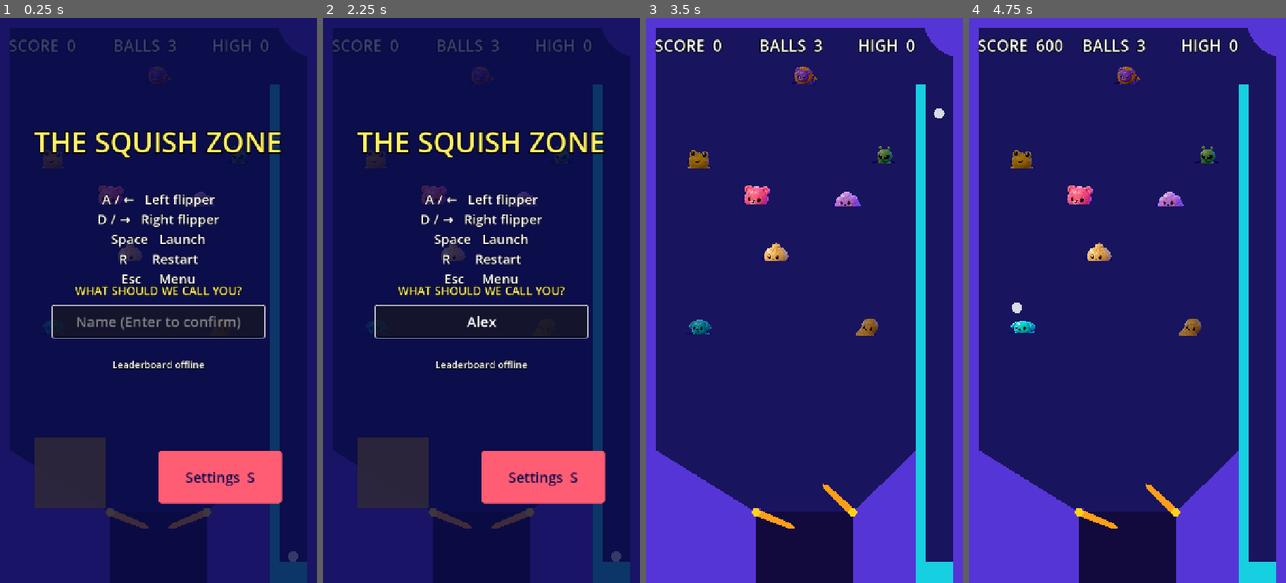
Above: before the commit, frames 1-4 (left to right).
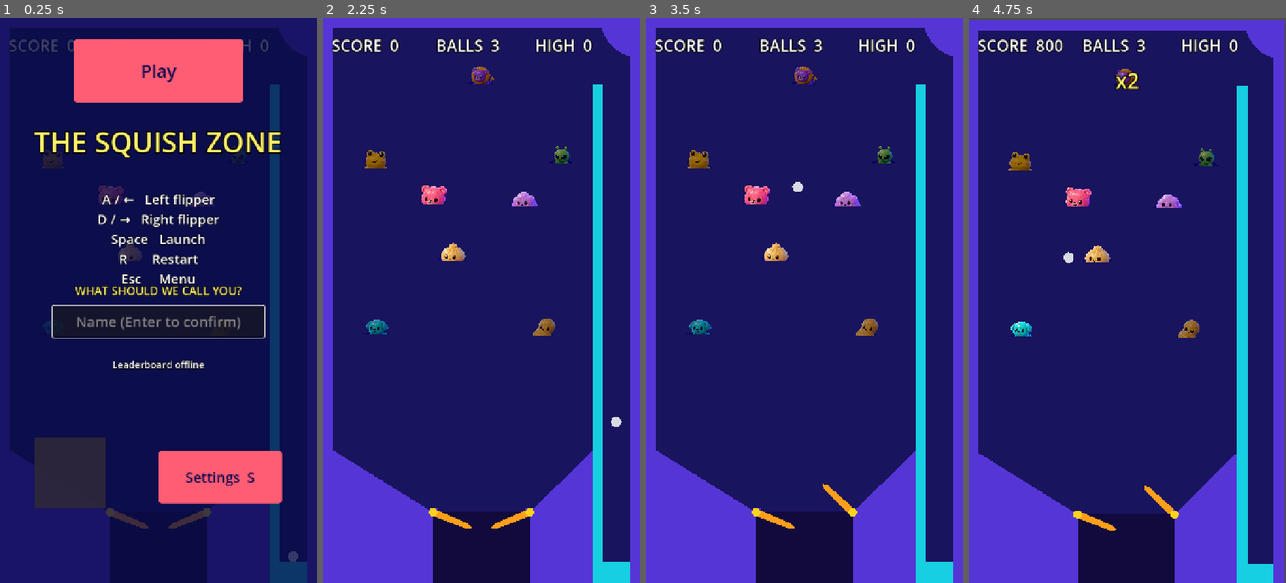
Above: after the commit, the same moments.

Repository: StephenForte/The-Squishy-Pinball-Machine
Game: Godot game, scene res://scenes/main.tscn
The game is run twice, just before and just after one commit, with the same random seed, the same clock (stepped at 60 frames per second) and the same inputs.
Inputs (mouse positions are in pixels of both pictures, inside the frame that each line leads up to):
- Up to frame 1 (0.25 s): no input
- Up to frame 2 (2.25 s): click (481, 323) at 0.52 s; type "Alex" at 0.6 s; click "Settings S" at 1.25 s; click (481, 68) at 2 s, where only the run after the commit has a clickable "Play"
- Up to frame 3 (3.5 s): tap Enter at 2.75 s; move the mouse to (874, 272) at 2.77 s; hold D (flipper_right) from 2.78 s (still down); hold Space (launch_ball) from 2.78 s (still down); click (874, 272) at 2.92 s
- Up to frame 4 (4.75 s): release D (flipper_right) at 3.5 s; release Space (launch_ball) at 3.5 s; drag from (1064, 328) to (1127, 554) at 3.52 s; move the mouse to (1159, 176) at 4.27 s; hold D (flipper_right) from 4.28 s (still down); hold Space (launch_ball) from 4.28 s (still down)

The runs differ from the first frame. In frame 1, 6.0% of the frame differs, in the area x 23-77%, y 3-15%; in frame 2, 36%, in the area x 0-100%, y 0-100%; in frame 3, less than 0.1%; in frame 4, 5.1%.

Commit message:
T30: let an unnamed player leave the title screen (D-049).
A fresh device has no name and no keyboard, so the title was swallowing launch and Settings. Play is no longer gated on a name, and a finger-sized Play button uses the same launch path.

Co-authored-by: Cursor <cursoragent@cursor.com>

Diff:
--- a/scenes/ui/title.tscn
+++ b/scenes/ui/title.tscn
@@ -120,4 +120,14 @@
 theme_override_font_sizes/font_size = 22
 text = "Name  N"
 
+[node name="PlayButton" type="Button" parent="."]
+offset_left = 168.0
+offset_top = 48.0
+offset_right = 552.0
+offset_bottom = 192.0
+focus_mode = 0
+custom_minimum_size = Vector2(128, 128)
+theme_override_font_sizes/font_size = 40
+text = "Play"
+
 [node name="Settings" parent="." instance=ExtResource("5_settings")]
--- a/scripts/ui/title.gd
+++ b/scripts/ui/title.gd
@@ -9,7 +9,11 @@
 @onready var _avatar_view: TextureRect = $AvatarView
 @onready var _settings_button: Button = $SettingsButton
 @onready var _name_button: Button = $NameButton
+@onready var _play_button: Button = $PlayButton
 @onready var _settings: Control = $Settings
+
+## Shown when DisplayServer reports a touchscreen. Desktop keeps the scene text.
+const _TOUCH_CONTROLS_TEXT := "Hold bottom left    Left flipper\nHold bottom right   Right flipper\nTap the table       Launch\nRestart button      Restart\nMenu button         Menu"
 
 var _leaderboard: Node
 var _title_offline := false
@@ -31,6 +35,9 @@
 	_settings_button.pressed.connect(_open_settings)
 	_name_button.focus_mode = Control.FOCUS_NONE
 	_name_button.pressed.connect(_open_name)
+	_play_button.focus_mode = Control.FOCUS_NONE
+	_play_button.pressed.connect(_on_play_pressed)
+	_apply_control_hints()
 	_refresh_name_ui(String(profile.player_name))
 	_refresh_avatar()
 	if _leaderboard != null:
@@ -75,6 +82,10 @@
 	_name_button.add_theme_stylebox_override("hover", style)
 	_name_button.add_theme_stylebox_override("pressed", style)
 	_name_button.add_theme_color_override("font_color", theme_node.color("text_on_color"))
+	_play_button.add_theme_stylebox_override("normal", style)
+	_play_button.add_theme_stylebox_override("hover", style)
+	_play_button.add_theme_stylebox_override("pressed", style)
+	_play_button.add_theme_color_override("font_color", theme_node.color("text_on_color"))
 
 
 func _on_name_changed(new_name: String) -> void:
@@ -190,7 +201,7 @@
 
 
 func _open_settings() -> void:
-	if _dismissed or _is_capturing_name() or _needs_name():
+	if _dismissed or _is_capturing_name():
 		return
 	if _settings != null and _settings.has_method("open"):
 		_settings.open()
@@ -207,6 +218,7 @@
 	return _name_entry != null and _name_entry.has_method("is_capturing") and _name_entry.is_capturing()
 
 
+## Kept so callers can still ask. D-049: launch and settings must not gate on it.
 func _needs_name() -> bool:
 	var profile := get_node_or_null("/root/Profile")
 	return profile != null and String(profile.player_name).is_empty()
@@ -233,7 +245,7 @@
 	if not (event is InputEventAction):
 		return
 	var capturing := _is_capturing_name()
-	if (capturing or _needs_name()) and event.is_action_pressed("launch_ball"):
+	if capturing and event.is_action_pressed("launch_ball"):
 		get_viewport().set_input_as_handled()
 		return
 	if capturing and event.is_action_pressed("restart"):
@@ -245,14 +257,14 @@
 func _unhandled_input(event: InputEvent) -> void:
 	if _dismissed:
 		return
-	if _is_capturing_name() or _needs_name():
+	if _is_capturing_name():
 		if event.is_action_pressed("launch_ball"):
 			get_viewport().set_input_as_handled()
-		if _is_capturing_name() and event.is_action_pressed("restart"):
+		if event.is_action_pressed("restart"):
 			get_viewport().set_input_as_handled()
-		if _is_capturing_name() and event.is_action_pressed("menu"):
+		if event.is_action_pressed("menu"):
 			get_viewport().set_input_as_handled()
-		if _is_capturing_name() and event is InputEventKey and event.pressed:
+		if event is InputEventKey and event.pressed:
 			var key := event as InputEventKey
 			if key.physical_keycode == KEY_LEFT or key.physical_keycode == KEY_RIGHT:
 				get_viewport().set_input_as_handled()
@@ -268,8 +280,44 @@
 		get_viewport().set_input_as_handled()
 		return
 	if event.is_action_pressed("launch_ball"):
-		_dismissed = true
-		_close_settings()
+		_dismiss_title()
+
+
+func _apply_control_hints() -> void:
+	var label := get_node_or_null("ControlsLabel") as Label
+	if label == null:
+		return
+	if DisplayServer.is_touchscreen_available():
+		label.text = _TOUCH_CONTROLS_TEXT
+
+
+## Fresh devices auto-focus the name field, and launch_ball is still swallowed
+## while that focus is held. A Play press leaves the field, then uses the same
+## launch action that dismisses the title.
+func _on_play_pressed() -> void:
+	if _dismissed:
+		return
+	if _name_entry != null:
 		_name_entry.release_name_focus()
-		_set_flippers_enabled(true)
-		visible = false
+	var viewport := get_viewport()
+	if viewport == null:
+		_dismiss_title()
+		return
+	var press := InputEventAction.new()
+	press.action = &"launch_ball"
+	press.pressed = true
+	viewport.push_input(press)
+	var release := InputEventAction.new()
+	release.action = &"launch_ball"
+	release.pressed = false
+	viewport.push_input(release)
+
+
+func _dismiss_title() -> void:
+	if _dismissed:
+		return
+	_dismissed = true
+	_close_settings()
+	_name_entry.release_name_focus()
+	_set_flippers_enabled(true)
+	visible = false
--- /dev/null
+++ b/tests/title_touch_test.gd
@@ -0,0 +1,269 @@
+extends SceneTree
+
+## D-049. Fresh device: empty name must not lock the title.
+## A launch while the name field is actually focused must still be swallowed.
+
+const DESKTOP_CONTROLS := "A / ←   Left flipper\nD / →   Right flipper\nSpace   Launch\nR       Restart\nEsc     Menu"
+## 64 CSS px at the 375-wide phone the planner reproduced, mapped onto the
+## 720-wide viewport (uniform canvas scale).
+const MIN_PLAY_PX := 64.0 * 720.0 / 375.0
+## settings_test case 6: visible Title controls must not pass y=1150.
+const TITLE_FLOOR := 1150.0
+
+var _cases_passed: int = 0
+
+
+func _initialize() -> void:
+	_run.call_deferred()
+
+
+func _run() -> void:
+	print("TITLE_TOUCH start")
+	DisplayServer.window_set_size(Vector2i(720, 1280))
+	var profile := root.get_node_or_null("Profile")
+	if profile == null:
+		_fail("Profile autoload missing")
+		return
+	_reset_profile(profile)
+	if String(profile.player_name) != "":
+		_fail("fresh profile name should be empty, got '%s'" % profile.player_name)
+		return
+
+	var packed := load("res://scenes/main.tscn") as PackedScene
+	if packed == null:
+		_fail("could not load main.tscn")
+		return
+	if change_scene_to_packed(packed) != OK:
+		_fail("could not change to main.tscn")
+		return
+	await process_frame
+	await process_frame
+	await process_frame
+
+	var main := current_scene
+	if main == null:
+		_fail("main scene did not load")
+		return
+	_silence_table_drain(main)
+
+	var title := main.get_node_or_null("Title")
+	if title == null:
+		_fail("Title missing")
+		return
+	if String(profile.player_name) != "":
+		_fail("profile name changed while loading, got '%s'" % profile.player_name)
+		return
+
+	if not await _case_desktop_hints(title):
+		return
+	if not await _case_launch_with_empty_name(main, title):
+		return
+	if not await _case_settings_with_empty_name(main, title):
+		return
+	if not await _case_play_button(main, title):
+		return
+	if not await _case_launch_blocked_while_capturing(main, title):
+		return
+
+	print("TITLE_TOUCH PASS cases=%d" % _cases_passed)
+	quit(0)
+
+
+func _case_desktop_hints(title: Node) -> bool:
+	print("TITLE_TOUCH case 1 desktop control hints")
+	var label := title.get_node_or_null("ControlsLabel") as Label
+	if label == null:
+		return _fail("case 1: ControlsLabel missing")
+	var touch := DisplayServer.is_touchscreen_available()
+	print("TITLE_TOUCH case 1 touchscreen=%s" % touch)
+	if touch:
+		if label.text == DESKTOP_CONTROLS:
+			return _fail("case 1: touch device still shows keyboard hints")
+		if not label.text.contains("Tap the table"):
+			return _fail("case 1: touch hints missing, got '%s'" % label.text)
+	else:
+		if label.text != DESKTOP_CONTROLS:
+			return _fail("case 1: desktop hints changed to '%s'" % label.text)
+	_cases_passed += 1
+	print("TITLE_TOUCH case 1 pass")
+	return true
+
+
+func _case_launch_with_empty_name(main: Node, title: Node) -> bool:
+	print("TITLE_TOUCH case 2 empty name launch dismisses")
+	if not title.visible:
+		return _fail("case 2: Title should start visible")
+	if not await _release_name_capture(title):
+		return _fail("case 2: could not leave the name field")
+	if _name_is_capturing(title):
+		return _fail("case 2: name field still capturing")
+	var profile := root.get_node_or_null("Profile")
+	if profile == null or String(profile.player_name) != "":
+		return _fail("case 2: name was not empty")
+	_push_action(main, "launch_ball")
+	await process_frame
+	await process_frame
+	_push_action(main, "launch_ball", false)
+	if title.visible:
+		return _fail("case 2: launch_ball left the title up with an empty name")
+	_cases_passed += 1
+	print("TITLE_TOUCH case 2 pass")
+	return true
+
+
+func _case_settings_with_empty_name(main: Node, title: Node) -> bool:
+	print("TITLE_TOUCH case 3 empty name opens settings")
+	if title.has_method("show_menu"):
+		title.show_menu()
+	await process_frame
+	await process_frame
+	if not title.visible:
+		return _fail("case 3: Title should be visible")
+	if not await _release_name_capture(title):
+		return _fail("case 3: could not leave the name field")
+	var button := title.get_node_or_null("SettingsButton") as Button
+	var settings := title.get_node_or_null("Settings")
+	if button == null or settings == null:
+		return _fail("case 3: SettingsButton or Settings missing")
+	button.pressed.emit()
+	await process_frame
+	var open := false
+	if settings.has_method("is_open"):
+		open = bool(settings.is_open())
+	else:
+		open = settings.visible
+	if not open:
+		return _fail("case 3: Settings button did not open the overlay")
+	if settings.has_method("close"):
+		settings.close()
+	await process_frame
+	_cases_passed += 1
+	print("TITLE_TOUCH case 3 pass")
+	return true
+
+
+func _case_play_button(main: Node, title: Node) -> bool:
+	print("TITLE_TOUCH case 4 Play button")
+	if title.has_method("show_menu"):
+		title.show_menu()
+	await process_frame
+	await process_frame
+	if not await _wait_capturing(title):
+		return _fail("case 4: name field did not capture on an empty name")
+	var play := title.get_node_or_null("PlayButton") as Button
+	if play == null:
+		return _fail("case 4: PlayButton missing")
+	if not play.visible:
+		return _fail("case 4: PlayButton should be visible")
+	var rect := play.get_global_rect()
+	if rect.size.x < MIN_PLAY_PX or rect.size.y < MIN_PLAY_PX:
+		return _fail("case 4: PlayButton %s smaller than %.1f px" % [rect.size, MIN_PLAY_PX])
+	if rect.end.y > TITLE_FLOOR:
+		return _fail("case 4: PlayButton extends below y=1150: %s" % rect)
+	for node_name in ["NameEntry", "SettingsButton", "NameButton"]:
+		var other := title.get_node_or_null(node_name) as Control
+		if other == null:
+			return _fail("case 4: %s missing" % node_name)
+		var other_rect := other.get_global_rect()
+		if rect.intersects(other_rect):
+			return _fail("case 4: PlayButton %s overlaps %s %s" % [rect, node_name, other_rect])
+	# Fresh-device state: the name field is focused. Play must still start.
+	play.pressed.emit()
+	await process_frame
+	await process_frame
+	if title.visible:
+		return _fail("case 4: PlayButton left the title up")
+	_cases_passed += 1
+	print("TITLE_TOUCH case 4 pass")
+	return true
+
+
+func _case_launch_blocked_while_capturing(main: Node, title: Node) -> bool:
+	print("TITLE_TOUCH case 5 launch swallowed while capturing")
+	if title.has_method("show_menu"):
+		title.show_menu()
+	await process_frame
+	await process_frame
+	if not await _wait_capturing(title):
+		return _fail("case 5: name field did not capture")
+	if not title.visible:
+		return _fail("case 5: Title should be visible")
+	_push_action(main, "launch_ball")
+	await process_frame
+	await process_frame
+	_push_action(main, "launch_ball", false)
+	if not title.visible:
+		return _fail("case 5: launch_ball dismissed the title while the name field was focused")
+	if not _name_is_capturing(title):
+		return _fail("case 5: name field lost capture")
+	_cases_passed += 1
+	print("TITLE_TOUCH case 5 pass")
+	return true
+
+
+func _reset_profile(profile: Node) -> void:
+	var dir := DirAccess.open("user://")
+	if dir != null and dir.file_exists("profile.save"):
+		dir.remove("profile.save")
+	if profile.has_method("_load_or_create"):
+		profile.call("_load_or_create")
+
+
+func _release_name_capture(title: Node) -> bool:
+	var entry := title.get_node_or_null("NameEntry")
+	if entry == null:
+		return false
+	for _i in 10:
+		if entry.has_method("is_capturing") and entry.is_capturing():
+			break
+		if entry.has_method("grab_name_focus"):
+			entry.call("grab_name_focus")
+		await process_frame
+	if entry.has_method("release_name_focus"):
+		entry.call("release_name_focus")
+	await process_frame
+	await process_frame
+	return true
+
+
+func _wait_capturing(title: Node) -> bool:
+	var entry := title.get_node_or_null("NameEntry")
+	if entry == null:
+		return false
+	for _i in 10:
+		if entry.has_method("is_capturing") and entry.is_capturing():
+			return true
+		if entry.has_method("grab_name_focus"):
+			entry.call("grab_name_focus")
+		await process_frame
+	return entry.has_method("is_capturing") and entry.is_capturing()
+
+
+func _name_is_capturing(title: Node) -> bool:
+	if title.has_method("is_capturing_name") and title.is_capturing_name():
+		return true
+	var entry := title.get_node_or_null("NameEntry")
+	return entry != null and entry.has_method("is_capturing") and entry.is_capturing()
+
+
+func _push_action(main: Node, action: StringName, pressed: bool = true) -> void:
+	var ev := InputEventAction.new()
+	ev.action = action
+	ev.pressed = pressed
+	main.get_viewport().push_input(ev)
+
+
+func _silence_table_drain(main: Node) -> void:
+	var table := main.get_node_or_null("Table")
+	if table == null:
+		return
+	var drain := table.get_node_or_null("Drain")
+	if drain != null and drain is Area2D:
+		(drain as Area2D).monitoring = false
+
+
+func _fail(message: String) -> bool:
+	push_error("TITLE_TOUCH FAIL %s" % message)
+	print("TITLE_TOUCH FAIL %s" % message)
+	quit(1)
+	return false
Not shown, added: tests/title_touch_test.gd.uid
